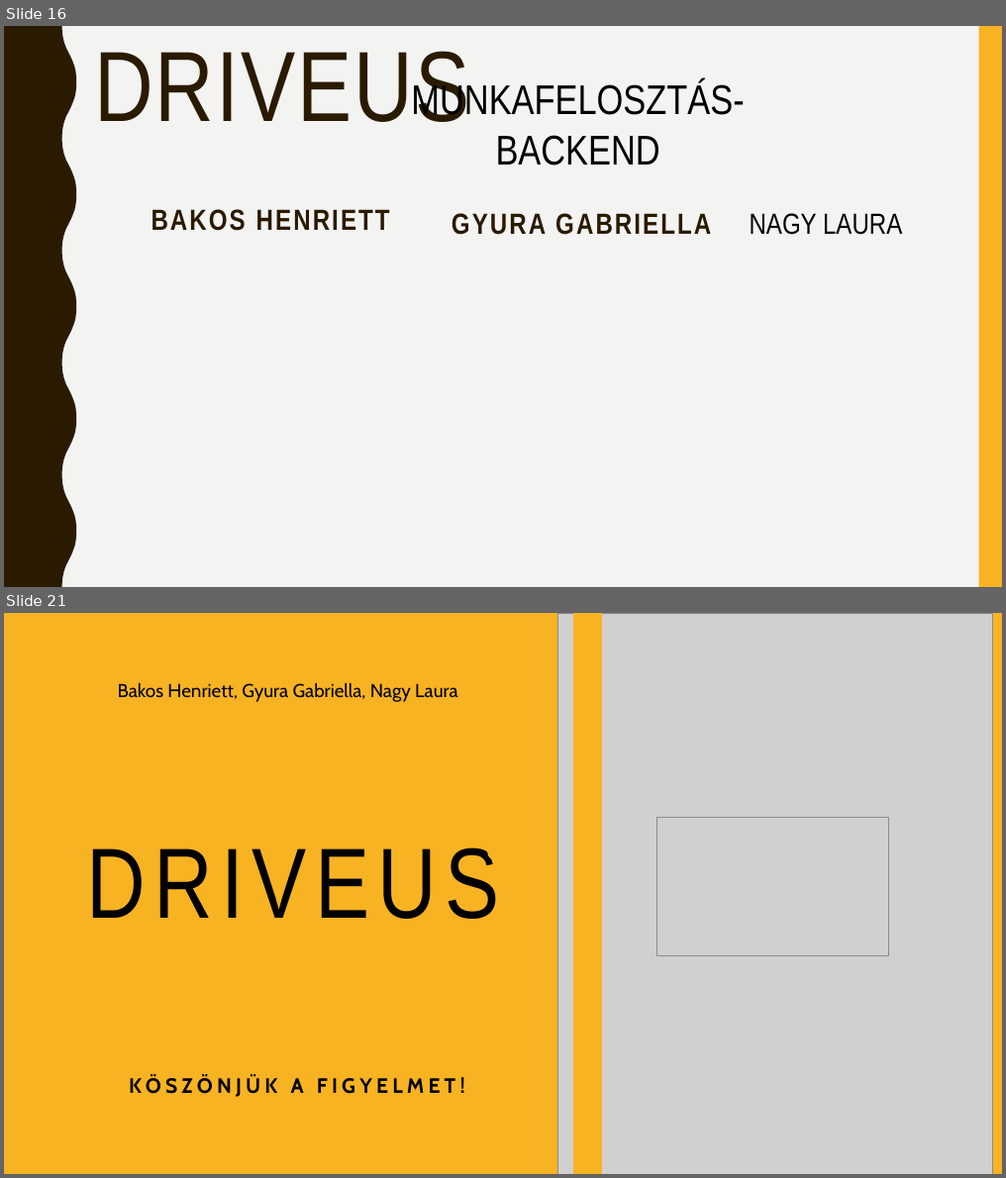
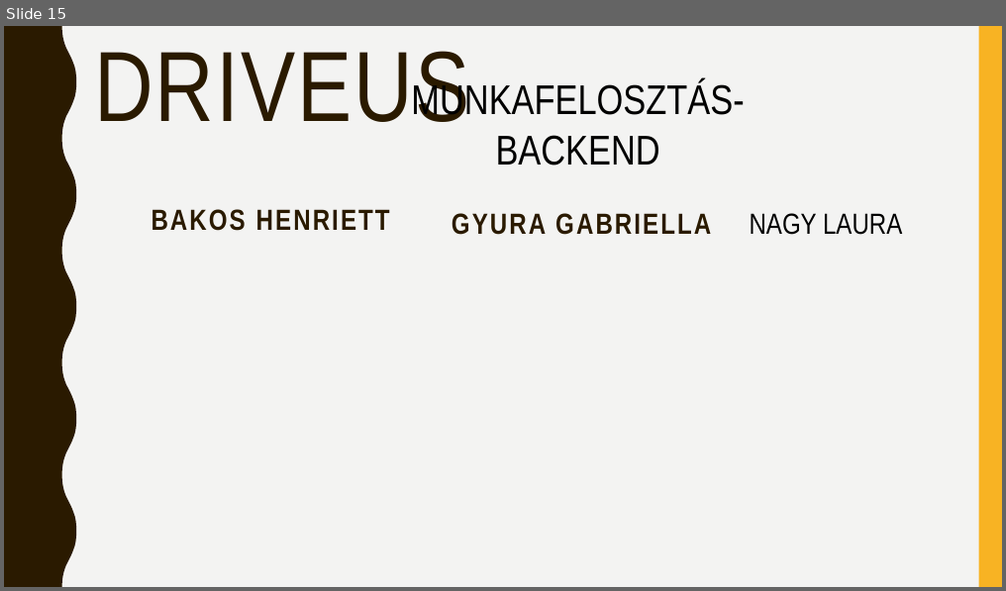
Before and after one commit to NagLau/DriveUs, a slide deck: dokumentacio, ppt/DriveUs.pptx. Shown one above the other, each under a label of ours: slides 16 and 21 before the commit, slide 15 after it; the slides between them are not shown. The pictures are 1006x1178 and 1006x591 pixels, drawn with LibreOffice and Linux fonts; fonts in the diff are those of the drawing; grey boxes stand for pictures. Boxes give left, top, right and bottom in pixels: in the first picture for what was removed or moved away, otherwise in the second. Text is boxed around its words. In the diff, an @@ line names an element or a change of style, - is before the commit and + after.

```diff
--- a/dokumentacio, ppt/DriveUs.pptx
+++ b/dokumentacio, ppt/DriveUs.pptx
@@ slide 21 removed at box(4, 613, 1002, 1174), background #F8B323 @@
@@ rectangle removed at box(4, 613, 27, 1174) @@
@@ rectangle removed at box(4, 613, 1002, 1174) @@
@@ freeform shape removed at box(558, 613, 991, 1174) @@
@@ picture removed at box(558, 613, 992, 1174) @@
@@ math minus removed at box(568, 613, 607, 1160) @@
@@ math minus removed at box(568, 613, 607, 1174) @@
@@ math minus removed at box(568, 627, 607, 1174) @@
@@ text removed at box(118, 682, 457, 702) @@
-Bakos Henriett, Gyura Gabriella, Nagy Laura
@@ picture removed at box(656, 817, 888, 956) @@
@@ title removed at box(87, 848, 500, 919) @@
-DRIVEUS
@@ flow chart punched tape removed at box(487, 830, 520, 886) @@
@@ subtitle removed at box(129, 1075, 465, 1097) @@
-KÖSZÖNJÜK A FIGYELMET!
@@ what was slide 16 is now slide 15 @@
```
Also in this commit, not shown: 8 slides changed, 1 other slide removed, 1 other file.
